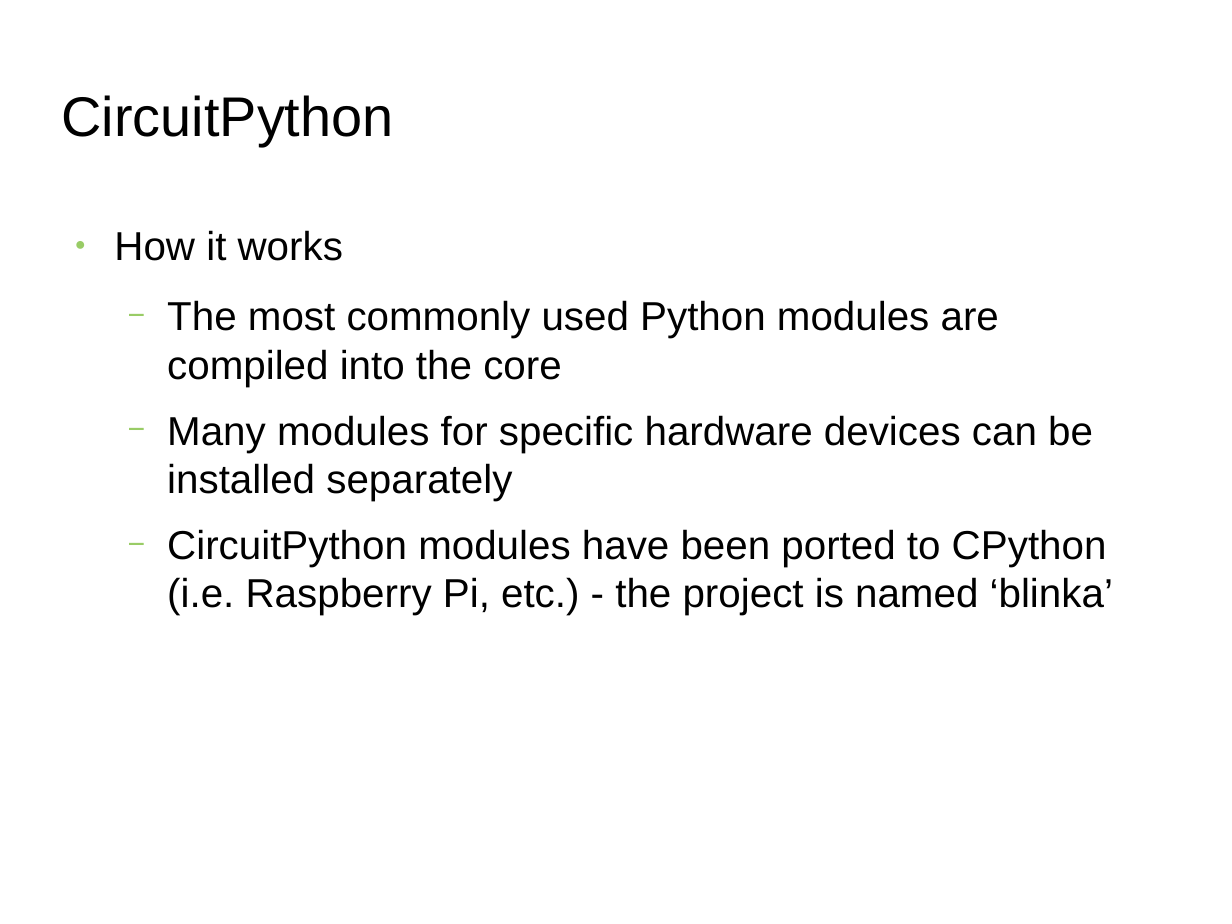
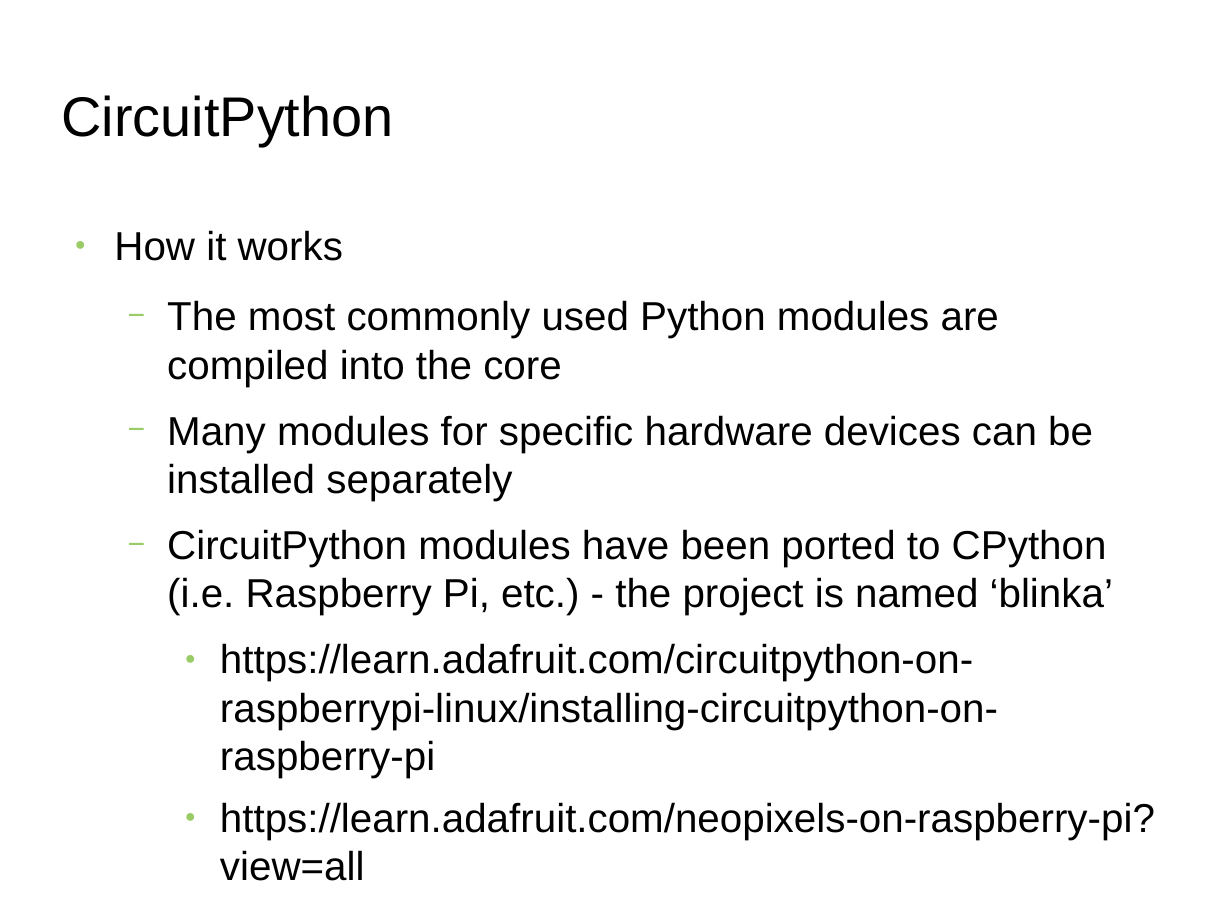
Before and after one commit to siehputz/uniforum2020, a slide deck: slide 28 of uniforum-three-quick-topics.odp. Drawn at 1232x924 pixels with LibreOffice and Linux fonts; fonts in the diff are those of the drawing; background and template pictures are left out. Boxes give left, top, right and bottom in pixels: in the first picture for what was removed or moved away, otherwise in the second. Text is boxed around its words. In the diff, an @@ line names an element or a change of style, - is before the commit and + after.

Commit message:
more updates

```diff
--- a/uniforum-three-quick-topics.odp
+++ b/uniforum-three-quick-topics.odp
@@ text at (220, 643, 1155, 840): paragraphs added @@
+    ● https://learn.adafruit.com/circuitpython-on-raspberrypi-linux/installing-circuitpython-on-raspberry-pi
+    ● https://learn.adafruit.com/neopixels-on-raspberry-pi?view=all
```
Also in this commit, not shown: 5 other slides changed.
